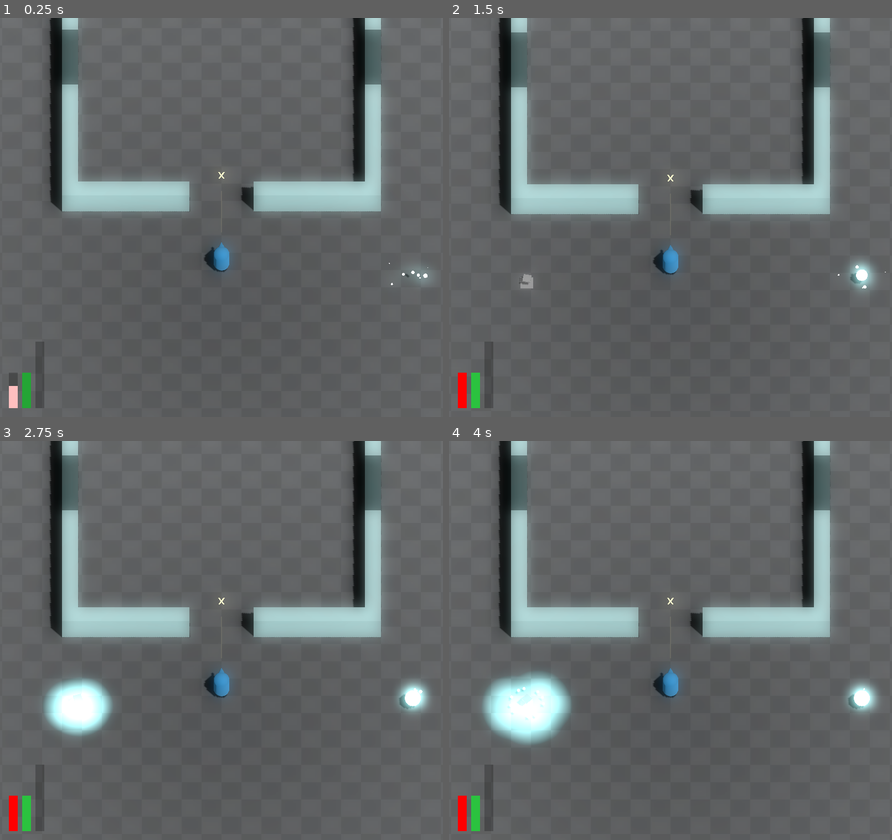
Above: before the commit, frames 1-4 (two rows, left to right).
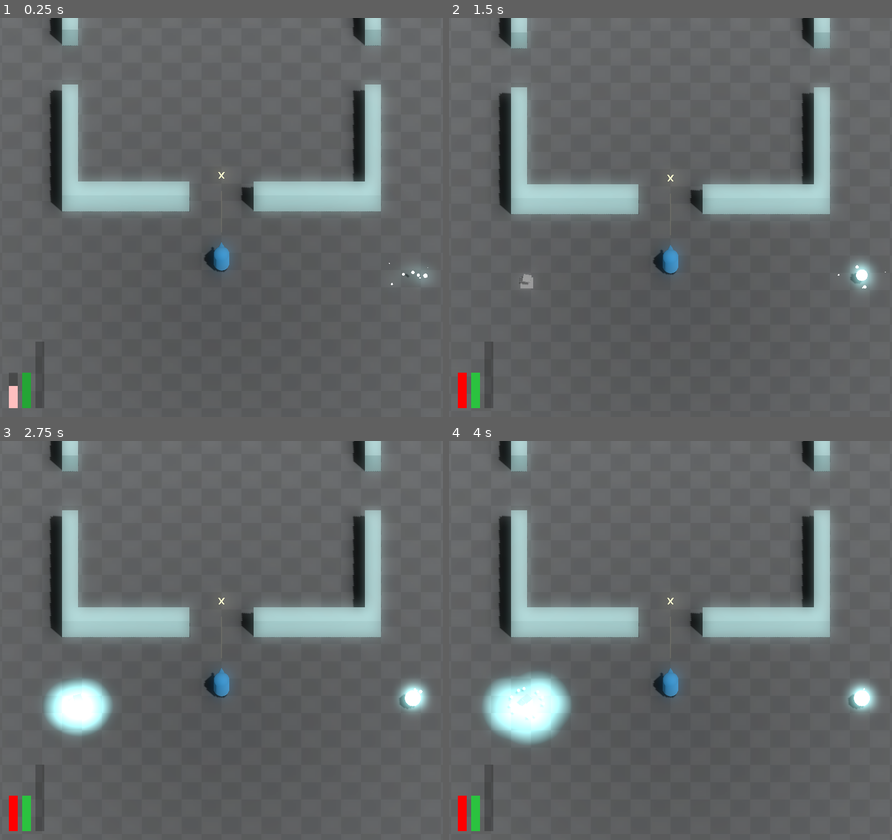
Above: after the commit, the same moments.

Repository: JackEvans24/bullet-absorb
Game: Godot game, scene res://scenes/main.tscn
The game is run twice, just before and just after one commit, with the same random seed, the same clock (stepped at 60 frames per second) and the same inputs.
Inputs:
- Up to frame 1 (0.25 s): no input
- Up to frame 2 (1.5 s): no input
- Up to frame 3 (2.75 s): no input
- Up to frame 4 (4 s): no input

The runs differ from the first frame. In frame 1, 1.5% of the frame differs, in the area x 11-87%, y 2-19%; in frame 2, 1.5%, in the area x 11-87%, y 3-20%; in frame 3, 1.5%; in frame 4, 1.5%.

Commit message:
feat: add door generation to room generator

Diff:
--- a/prefabs/room/door.tscn
+++ b/prefabs/room/door.tscn
@@ -11,12 +11,13 @@
 size = Vector3(4, 2, 1)
 
 [node name="Door" type="StaticBody3D"]
-transform = Transform3D(1, 0, 0, 0, 1, 0, 0, 0, 1, 0, 1, 0)
 script = ExtResource("1_ob5x7")
 
 [node name="Collider" type="CollisionShape3D" parent="."]
+transform = Transform3D(1, 0, 0, 0, 1, 0, 0, 0, 1, 0, 1, 0.5)
 shape = SubResource("BoxShape3D_5jioj")
 disabled = true
 
 [node name="Mesh" type="MeshInstance3D" parent="."]
+transform = Transform3D(1, 0, 0, 0, 1, 0, 0, 0, 1, 0, 1, 0.5)
 mesh = SubResource("BoxMesh_7k0b8")
--- a/scenes/room.tscn
+++ b/scenes/room.tscn
@@ -1,24 +1,14 @@
-[gd_scene load_steps=12 format=3 uid="uid://b4f4su1e66ujd"]
+[gd_scene load_steps=7 format=3 uid="uid://b4f4su1e66ujd"]
 
 [ext_resource type="Script" path="res://scripts/mechanics/rooms/room.gd" id="1_6vv4c"]
 [ext_resource type="Resource" uid="uid://cwk1nv84gmg48" path="res://data/rooms/wanderer_room.tres" id="2_ei3i1"]
 [ext_resource type="Script" path="res://scripts/mechanics/rooms/room_doors.gd" id="2_srwra"]
 [ext_resource type="MeshLibrary" uid="uid://bydmgvg8cpigh" path="res://models/rooms/room_mesh_library.tres" id="3_mbrwb"]
-[ext_resource type="Script" path="res://scripts/mechanics/rooms/door.gd" id="4_r5rlm"]
-[ext_resource type="PackedScene" uid="uid://ok4gfjcs3kol" path="res://prefabs/room/door.tscn" id="5_io7xn"]
-[ext_resource type="Material" uid="uid://xbps45ualr02" path="res://materials/door.tres" id="6_yx05i"]
 
 [sub_resource type="PhysicsMaterial" id="PhysicsMaterial_xq1m6"]
 
-[sub_resource type="BoxShape3D" id="BoxShape3D_puwbh"]
-size = Vector3(1, 2, 4)
-
-[sub_resource type="BoxMesh" id="BoxMesh_0j41g"]
-material = ExtResource("6_yx05i")
-size = Vector3(1, 2, 4)
-
 [sub_resource type="BoxShape3D" id="BoxShape3D_x6347"]
-size = Vector3(16, 2, 14)
+size = Vector3(6, 2, 6)
 
 [node name="Room" type="Node3D"]
 script = ExtResource("1_6vv4c")
@@ -35,38 +25,6 @@
 
 [node name="Boundary" type="Node3D" parent="."]
 script = ExtResource("2_srwra")
-north_door_ref = NodePath("NorthDoor")
-south_door_ref = NodePath("SouthDoor")
-east_door_ref = NodePath("EastDoor")
-west_door_ref = NodePath("WestDoor")
-
-[node name="NorthDoor" parent="Boundary" instance=ExtResource("5_io7xn")]
-transform = Transform3D(1, 0, 0, 0, 1, 0, 0, 0, 1, 0, 1, -9.5)
-
-[node name="SouthDoor" parent="Boundary" instance=ExtResource("5_io7xn")]
-transform = Transform3D(1, 0, 0, 0, 1, 0, 0, 0, 1, 0, 1, 9.5)
-
-[node name="EastDoor" type="StaticBody3D" parent="Boundary"]
-transform = Transform3D(1, 0, 0, 0, 1, 0, 0, 0, 1, 9.5, 1, 0)
-script = ExtResource("4_r5rlm")
-
-[node name="Collider" type="CollisionShape3D" parent="Boundary/EastDoor"]
-shape = SubResource("BoxShape3D_puwbh")
-disabled = true
-
-[node name="Mesh" type="MeshInstance3D" parent="Boundary/EastDoor"]
-mesh = SubResource("BoxMesh_0j41g")
-
-[node name="WestDoor" type="StaticBody3D" parent="Boundary"]
-transform = Transform3D(1, 0, 0, 0, 1, 0, 0, 0, 1, -9.5, 1, 0)
-script = ExtResource("4_r5rlm")
-
-[node name="Collider" type="CollisionShape3D" parent="Boundary/WestDoor"]
-shape = SubResource("BoxShape3D_puwbh")
-disabled = true
-
-[node name="Mesh" type="MeshInstance3D" parent="Boundary/WestDoor"]
-mesh = SubResource("BoxMesh_0j41g")
 
 [node name="PlayerDetection" type="Area3D" parent="."]
 collision_layer = 0
--- a/scenes/room_generator.tscn
+++ b/scenes/room_generator.tscn
@@ -1,27 +1,28 @@
-[gd_scene load_steps=8 format=3 uid="uid://jek84lpakkqb"]
+[gd_scene load_steps=9 format=3 uid="uid://jek84lpakkqb"]
 
 [ext_resource type="Script" path="res://scripts/editor/room_generator.gd" id="1_0javb"]
-[ext_resource type="Script" path="res://scripts/mechanics/rooms/room.gd" id="2_nfrqp"]
-[ext_resource type="Resource" uid="uid://cwk1nv84gmg48" path="res://data/rooms/wanderer_room.tres" id="3_8yl8w"]
-[ext_resource type="MeshLibrary" uid="uid://bydmgvg8cpigh" path="res://models/rooms/room_mesh_library.tres" id="4_t3spq"]
-[ext_resource type="Script" path="res://scripts/mechanics/rooms/room_doors.gd" id="5_tqirr"]
+[ext_resource type="PackedScene" uid="uid://ok4gfjcs3kol" path="res://prefabs/room/door.tscn" id="2_2lk51"]
+[ext_resource type="Script" path="res://scripts/mechanics/rooms/room.gd" id="3_7ocli"]
+[ext_resource type="Resource" uid="uid://cwk1nv84gmg48" path="res://data/rooms/wanderer_room.tres" id="4_17ycq"]
+[ext_resource type="MeshLibrary" uid="uid://bydmgvg8cpigh" path="res://models/rooms/room_mesh_library.tres" id="5_0ug13"]
+[ext_resource type="Script" path="res://scripts/mechanics/rooms/room_doors.gd" id="6_tgn51"]
 
 [sub_resource type="PhysicsMaterial" id="PhysicsMaterial_xq1m6"]
 
 [sub_resource type="BoxShape3D" id="BoxShape3D_x6347"]
-size = Vector3(6, 2, 6)
+size = Vector3(16, 2, 16)
 
 [node name="RoomGenerator" type="Node3D"]
 script = ExtResource("1_0javb")
-generate = null
 detection_offset = 4.0
+door_scene = ExtResource("2_2lk51")
 
 [node name="Room" type="Node3D" parent="."]
-script = ExtResource("2_nfrqp")
-data = ExtResource("3_8yl8w")
+script = ExtResource("3_7ocli")
+data = ExtResource("4_17ycq")
 
 [node name="Grid" type="GridMap" parent="Room"]
-mesh_library = ExtResource("4_t3spq")
+mesh_library = ExtResource("5_0ug13")
 physics_material = SubResource("PhysicsMaterial_xq1m6")
 cell_size = Vector3(1, 2, 1)
 data = {
--- a/scripts/editor/room_generator.gd
+++ b/scripts/editor/room_generator.gd
@@ -1,7 +1,7 @@
 @tool
 
 class_name RoomGenerator
-extends Node
+extends Node3D
 
 const WALL_ITEM := 0
 const FLOOR_ITEM := 1
@@ -16,15 +16,29 @@
 @export var detection_offset := 2.0
 @export var detection_height := 2.0
 
+@export_group("Doors")
+@export var door_scene: PackedScene
+@export_flags("NORTH", "SOUTH", "EAST", "WEST") var doors := 0
+
+var grid: GridMap
+var boundary: RoomBoundary
+
 func start_generation(_value: bool):
 	if not Engine.is_editor_hint():
 		return
 
-	var grid: GridMap = $Room/Grid
+	# Set references
+	grid = $Room/Grid
+	boundary = $Room/Boundary
+
+	# Clear existing grid
+	for child in grid.get_children():
+		print(child.name)
+		grid.remove_child(child)
+		child.queue_free()
 	grid.clear()
 
-	# Calculate wall positions
-	# Set gridmap cells
+	# Build walls
 	var pos := Vector3(0, 0, 0)
 	for z in range( - depth, depth):
 		for x in range( - width, width):
@@ -37,6 +51,31 @@
 			else:
 				grid.set_cell_item(pos, FLOOR_ITEM)
 
+	# Set doors
+	if (doors&1 != 0):
+		boundary.north_door = add_door(Vector3(0, 0, -depth), Vector3.RIGHT, "NorthDoor")
+	if (doors&2 != 0):
+		boundary.south_door = add_door(Vector3(0, 0, depth - 1), Vector3.RIGHT, "SouthDoor")
+	if (doors&4 != 0):
+		boundary.east_door = add_door(Vector3(width - 1, 0, 0), Vector3.BACK, "EastDoor", PI / 2.0)
+	if (doors&8 != 0):
+		boundary.west_door = add_door(Vector3( - width, 0, 0), Vector3.BACK, "WestDoor", PI / 2.0)
+
+	# Set player detection space
 	var detection_shape: CollisionShape3D = $Room/PlayerDetection/Shape
 	var box: BoxShape3D = detection_shape.shape
-	box.size = Vector3(width - detection_offset, detection_height, depth - detection_offset)
+	box.size = Vector3((width * 2) - detection_offset, detection_height, (depth * 2) - detection_offset)
+
+func add_door(door_position: Vector3, grid_direction: Vector3, door_name: String, door_rotation: float=0.0) -> Node3D:
+	for x in range( - 2, 2):
+		var cell = door_position + (grid_direction * x)
+		print(cell)
+		grid.set_cell_item(cell, GridMap.INVALID_CELL_ITEM)
+
+	var door: Node3D = door_scene.instantiate()
+	grid.add_child(door)
+	door.name = door_name
+	door.position = door_position
+	door.rotate_y(door_rotation)
+
+	return door
--- a/scripts/mechanics/rooms/room_doors.gd
+++ b/scripts/mechanics/rooms/room_doors.gd
@@ -1,17 +1,20 @@
 class_name RoomBoundary
-extends Node
+extends Node3D
 
 enum Walls {NORTH = 1, SOUTH = 2, EAST = 4, WEST = 8}
 
-@export var north_door_ref: NodePath
-@export var south_door_ref: NodePath
-@export var east_door_ref: NodePath
-@export var west_door_ref: NodePath
+@export var north_door: Door
+@export var south_door: Door
+@export var east_door: Door
+@export var west_door: Door
 
-@onready var north_door: Door = get_node(north_door_ref)
-@onready var south_door: Door = get_node(south_door_ref)
-@onready var east_door: Door = get_node(east_door_ref)
-@onready var west_door: Door = get_node(west_door_ref)
+func clear_doors():
+	if not Engine.is_editor_hint():
+		return
+	north_door = null
+	south_door = null
+	east_door = null
+	west_door = null
 
 func doors_need_changing(doors: int) -> bool:
 	if north_door != null&&(doors&Walls.NORTH != 0) == north_door.is_closed:
Not shown: 1 places in scenes/room_generator.tscn that only renumber resources
